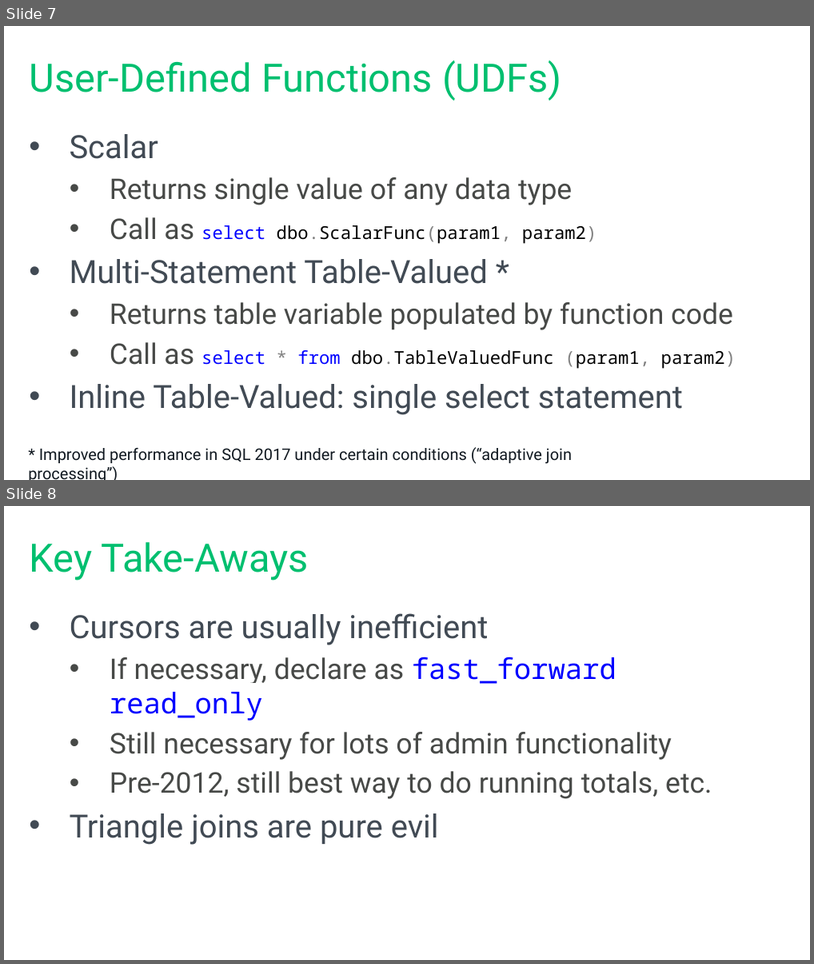
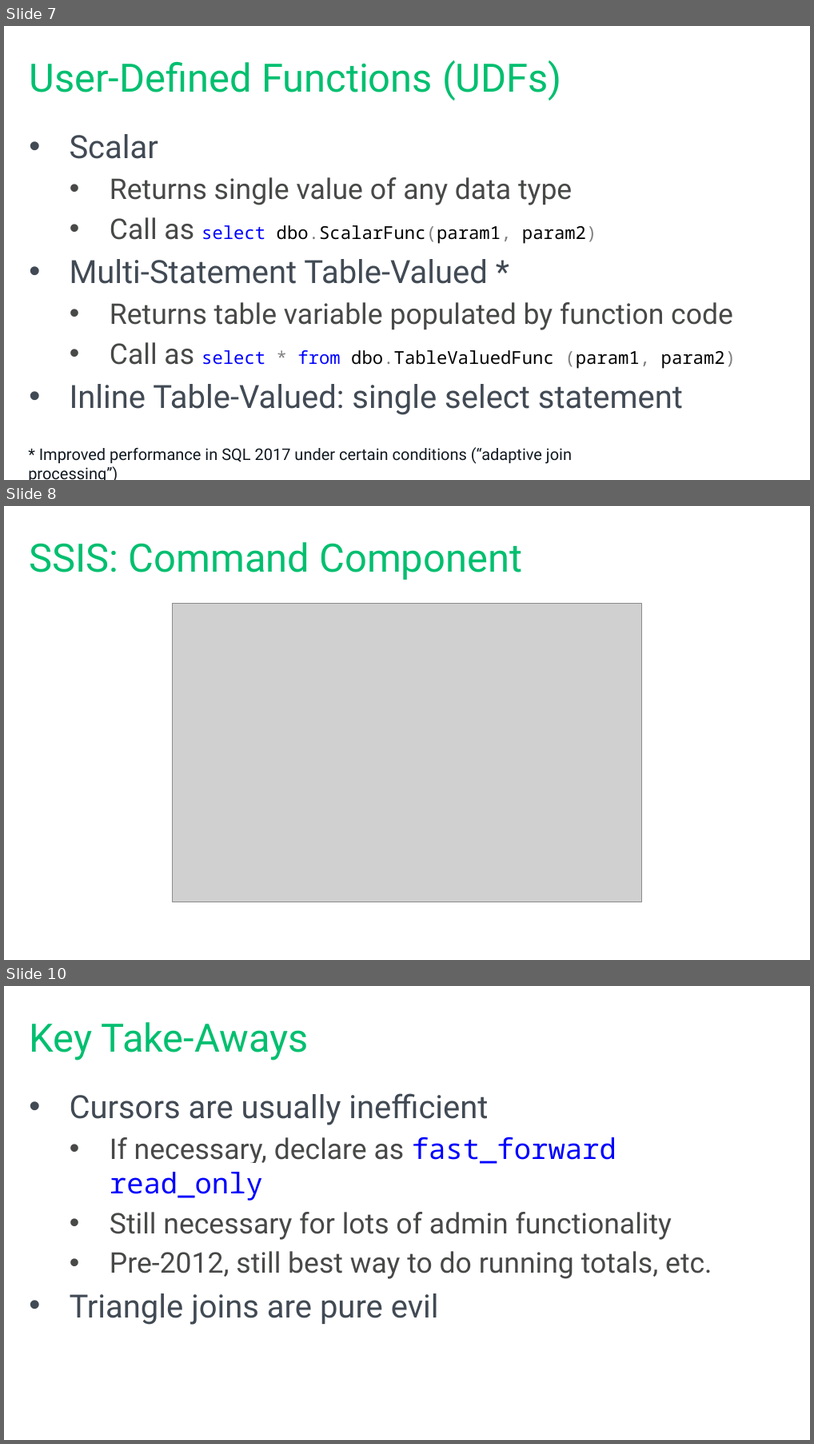
Before and after one commit to tf3604/SetMeUp, a slide deck: HowToThinkInSets.pptx. Shown one above the other, each under a label of ours: slides 7 and 8 before the commit, slides 7, 8 and 10 after it; the slides between them are not shown. The pictures are 814x964 and 814x1444 pixels, drawn with LibreOffice and Linux fonts; fonts in the diff are those of the drawing; grey boxes stand for pictures; background and template pictures are left out. Boxes give left, top, right and bottom in pixels: in the first picture for what was removed or moved away, otherwise in the second. Text is boxed around its words. In the diff, an @@ line names an element or a change of style, - is before the commit and + after.

Commit message:
Add drawings for SSIS demos.

```diff
--- a/HowToThinkInSets.pptx
+++ b/HowToThinkInSets.pptx
@@ slide 8 added at [4, 506, 810, 960], background #FFFFFF @@
@@ title added at [30, 542, 522, 580], 44 pt, text #00BF6F @@
+SSIS: Command Component
@@ picture added at [172, 604, 642, 901] @@
@@ what was slide 8 is now slide 10 @@
```
Also in this commit, not shown: 1 other slide added, 1 other file.
